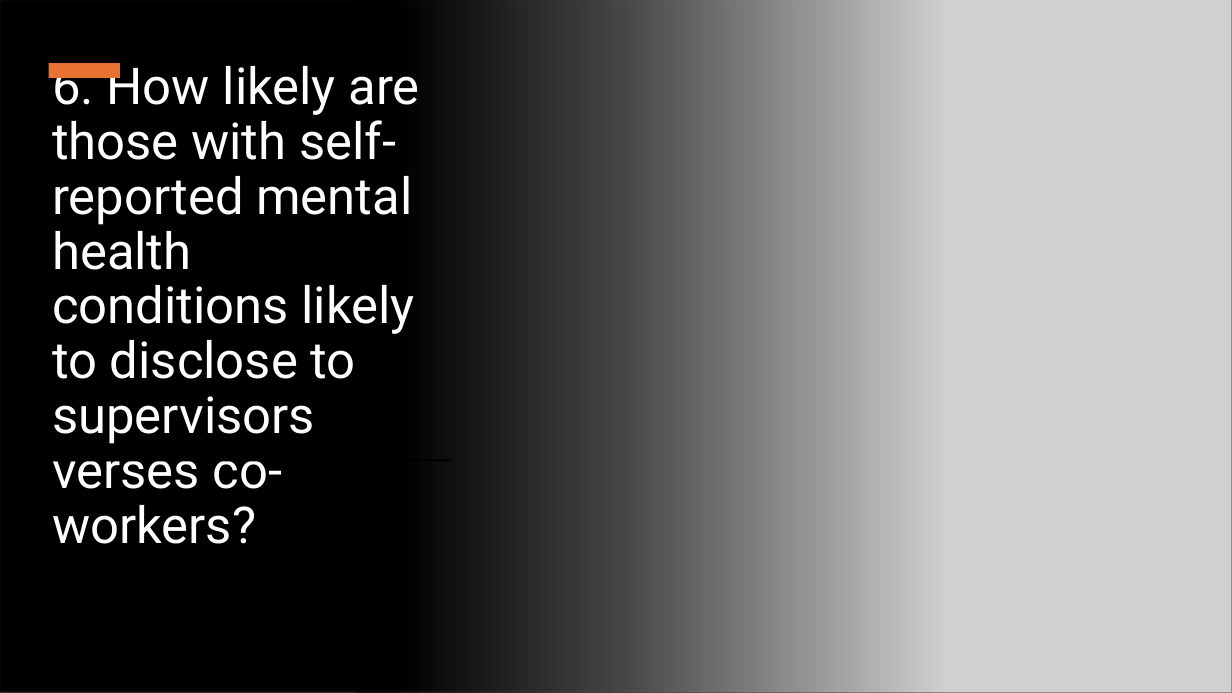
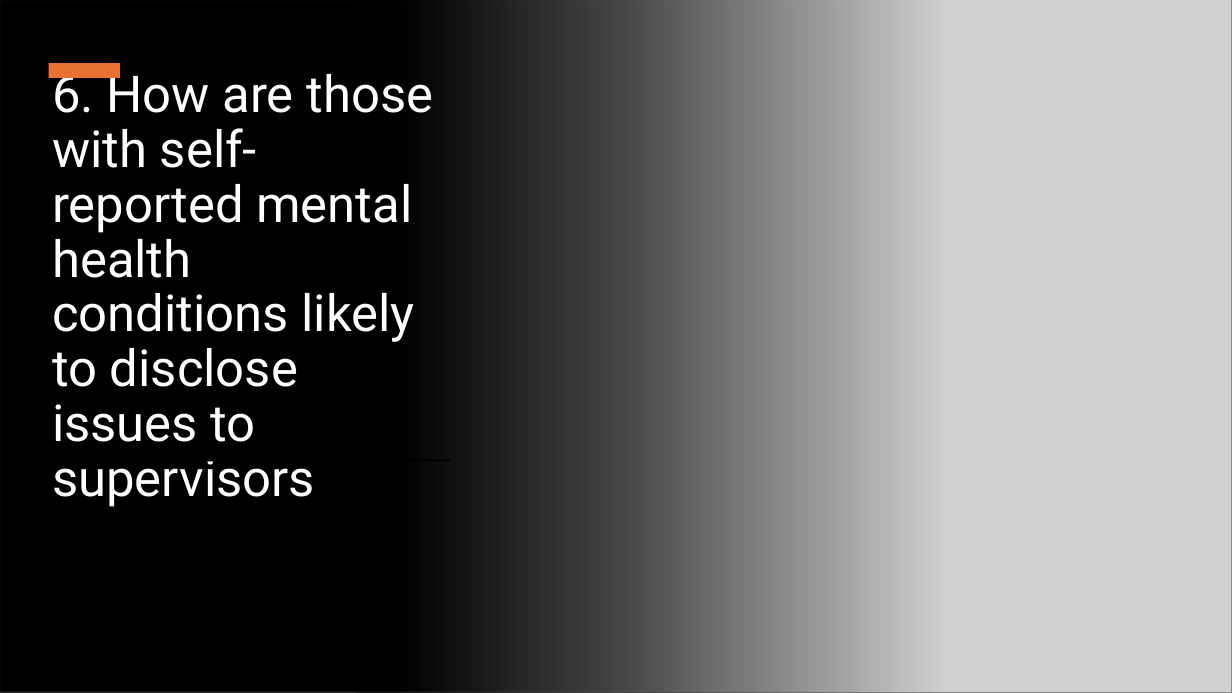
Before and after one commit to K-G-Witt/project1-team4, a slide deck: slide 15 of Final Presentation.pptx. Drawn at 1232x693 pixels with LibreOffice and Linux fonts; fonts in the diff are those of the drawing; grey boxes stand for pictures. Boxes give left, top, right and bottom in pixels: in the first picture for what was removed or moved away, otherwise in the second. Text is boxed around its words. In the diff, an @@ line names an element or a change of style, - is before the commit and + after.

```diff
--- a/Final Presentation.pptx
+++ b/Final Presentation.pptx
@@ title at (52,65,434,507): text changed @@
-6. How likely are those with self-reported mental health conditions likely to disclose to supervisors verses co-workers?
+6. How are those with self-reported mental health conditions likely to disclose issues to supervisors
```
Also in this commit, not shown: 3 other slides changed.
